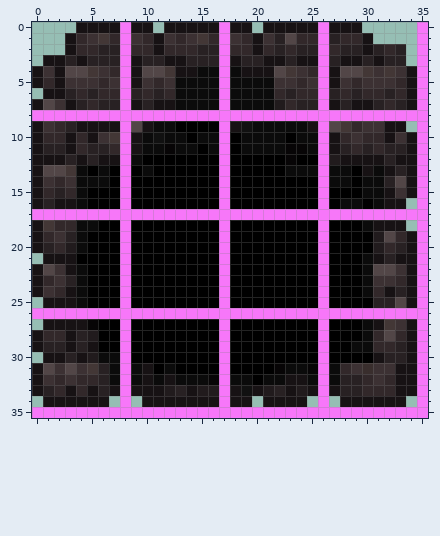
Edited in one commit: pixel-art sprite (Tiles/TrainTunnelTile.png). Above is the file before it was changed.
The file is 72x72 pixels, drawn in blocks of 2x2; one block is one cell here. Colours within 5 levels of each other are drawn and written as one.
New version:
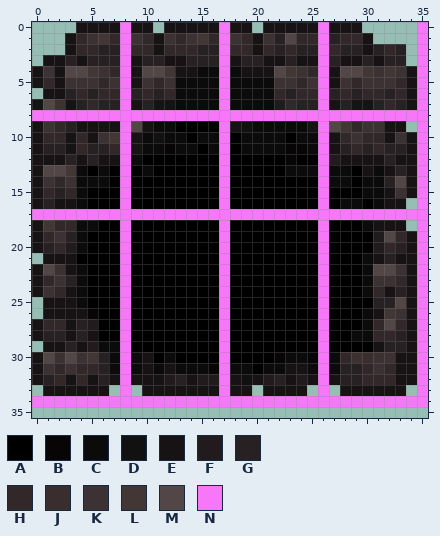
Palette (. is transparent): A #000000  B #070506  C #0b0b0b  D #111111  E #171214  F #211b1d  G #282123  H #32282a  J #392e2d  K #3c3133  L #433736  M #524647  N #f777f9
Diff:
y 26: x 0..7 NNNNNNNN -> .EEEEBAA; x 9..16 NNNNNNNN -> AAAAAAAA; x 18..25 NNNNNNNN -> AAAAAAAA; x 27..34 NNNNNNNN -> AAACELKE
y 27: x 0..2 .EE -> EHH; x 4..5 EB -> GF; x 31..33 ELK -> HMH
y 28: x 1..2 HH -> GG; x 5 F -> E; x 29 A -> C; x 32..33 MH -> HG
y 29: x 0..7 EGGEGEAA -> .EEGEFCC; x 29..32 CCHH -> AAEG
y 30: x 0..6 .EEGEFC -> EMKMKLG; x 9..10 AA -> CE; x 12 A -> C; x 22..25 AAAA -> BCCB; x 27..33 AAAAEGG -> CHKJKKE
y 31: x 1..5 MKMKL -> KHKHH; x 11..16 ACAAAA -> CECCCB; x 18..19 AA -> CC; x 21..25 ABCCB -> CCEEC; x 28..30 HKJ -> GGH; x 32 K -> H
y 32: x 1 K -> G; x 3 K -> E; x 5 H -> E; x 7 C -> E; x 9 C -> E; x 11..16 CECCCB -> EFGEFF; x 18..22 CCACC -> EDEFG; x 24..25 EC -> FE; x 27 C -> E; x 31 K -> H
y 33: x 0..2 EGH -> .EE; x 4 H -> E; x 6..7 GE -> E.; x 9 E -> .; x 12..13 FG -> EE; x 15..16 FF -> EE; x 19..22 DEFG -> E.EE; x 24..25 FE -> E.; x 27..32 EGGHHH -> .EEEEE; x 34 E -> .
y 34: x 0..7 .EEEEEE. -> NNNNNNNN; x 9..16 .EEEEEEE -> NNNNNNNN; x 18..25 EE.EEEE. -> NNNNNNNN; x 27..34 .EEEEEE. -> NNNNNNNN
y 35: x 0..35 NNNNNNNNNNNNNNNNNNNNNNNNNNNNNNNNNNNN -> ....................................
